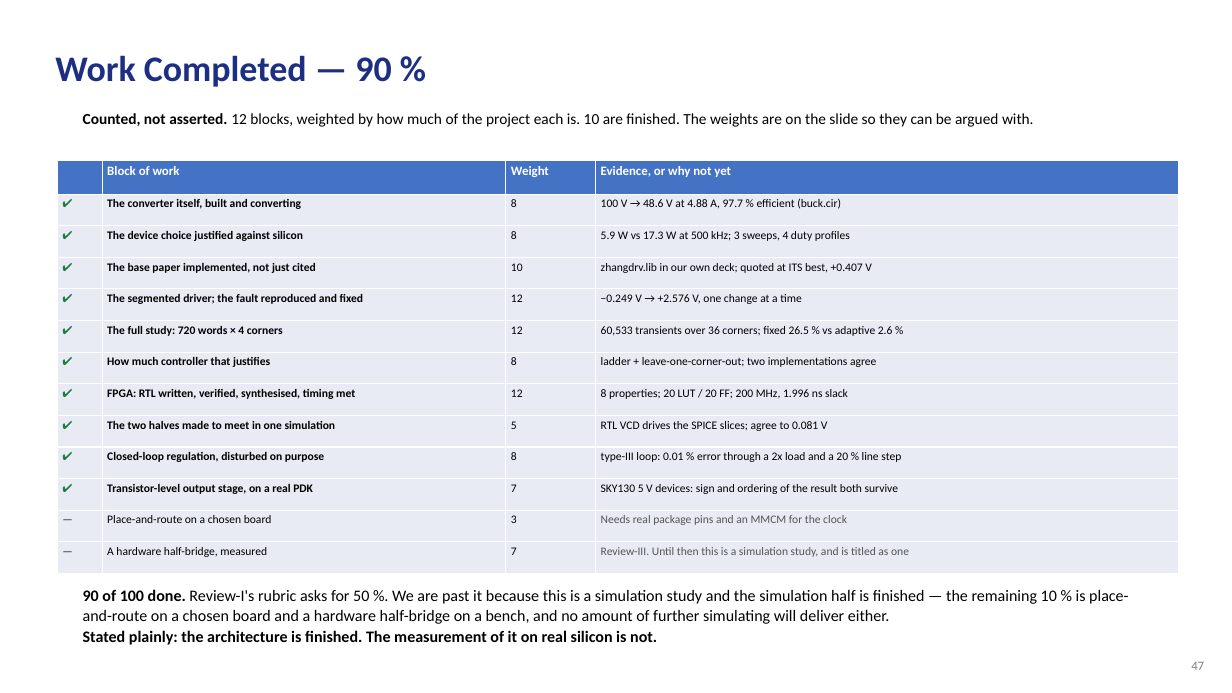
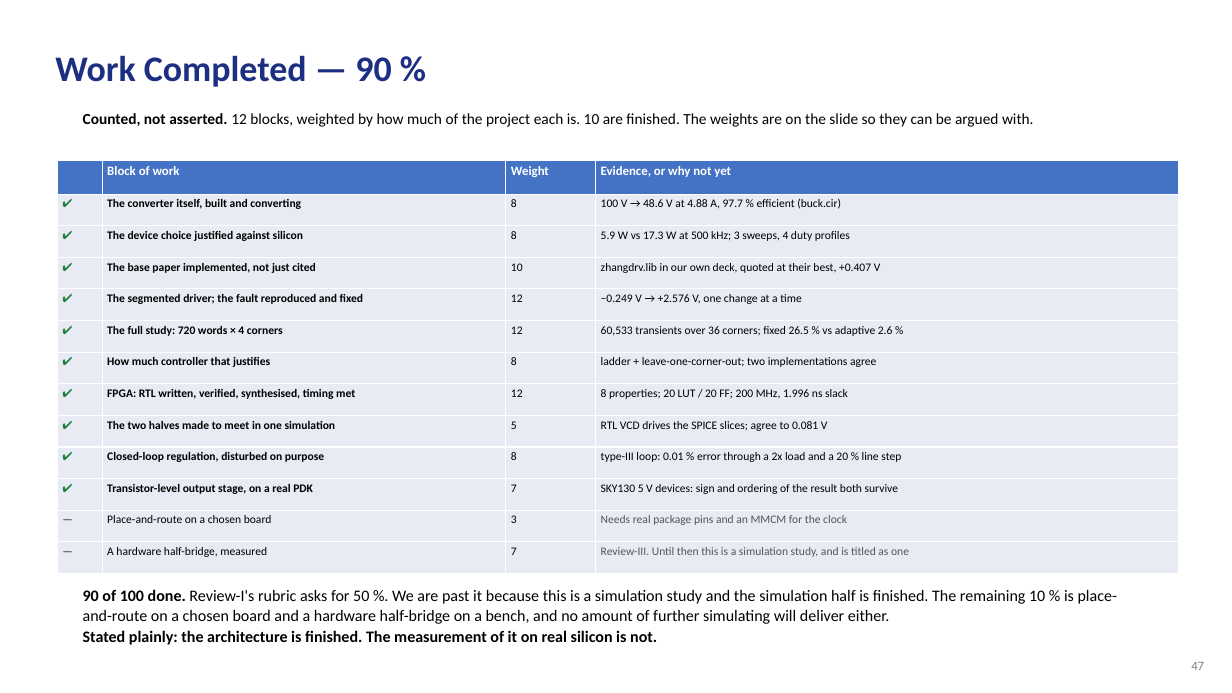
Before and after one commit to Amritha902/gan-driver, a slide deck: slide 47 of review/GaN_Review1_BACKUP.pptx. Drawn at 1232x693 pixels with LibreOffice and Linux fonts; fonts in the diff are those of the drawing. Boxes give left, top, right and bottom in pixels: in the first picture for what was removed or moved away, otherwise in the second. Text is boxed around its words. In the diff, an @@ line names an element or a change of style, - is before the commit and + after.

```diff
--- a/review/GaN_Review1_BACKUP.pptx
+++ b/review/GaN_Review1_BACKUP.pptx
@@ table at bbox=[57, 161, 1179, 572] @@
-row 4, column 4: zhangdrv.lib in our own deck; quoted at ITS best, +0.407 V
+row 4, column 4: zhangdrv.lib in our own deck, quoted at their best, +0.407 V
@@ text at bbox=[83, 589, 1117, 624]: text changed @@
-90 of 100 done. Review-I's rubric asks for 50 %. We are past it because this is a simulation study and the simulation half is finished — the remaining 10 % is place-and-route on a chosen board and a hardware half-bridge on a bench, and no amount of further simulating will deliver either.
+90 of 100 done. Review-I's rubric asks for 50 %. We are past it because this is a simulation study and the simulation half is finished. The remaining 10 % is place-and-route on a chosen board and a hardware half-bridge on a bench, and no amount of further simulating will deliver either.
```
Also in this commit, not shown: 43 other slides changed, 10 other files.
